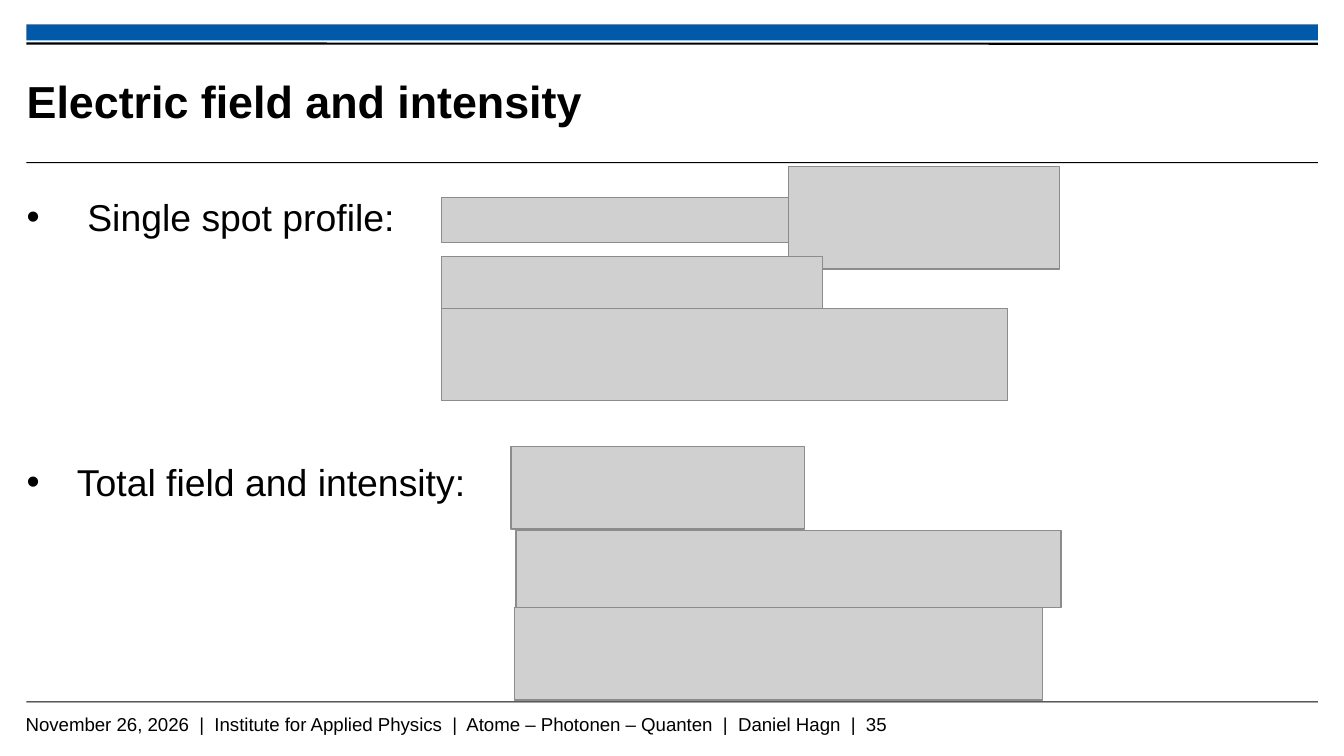
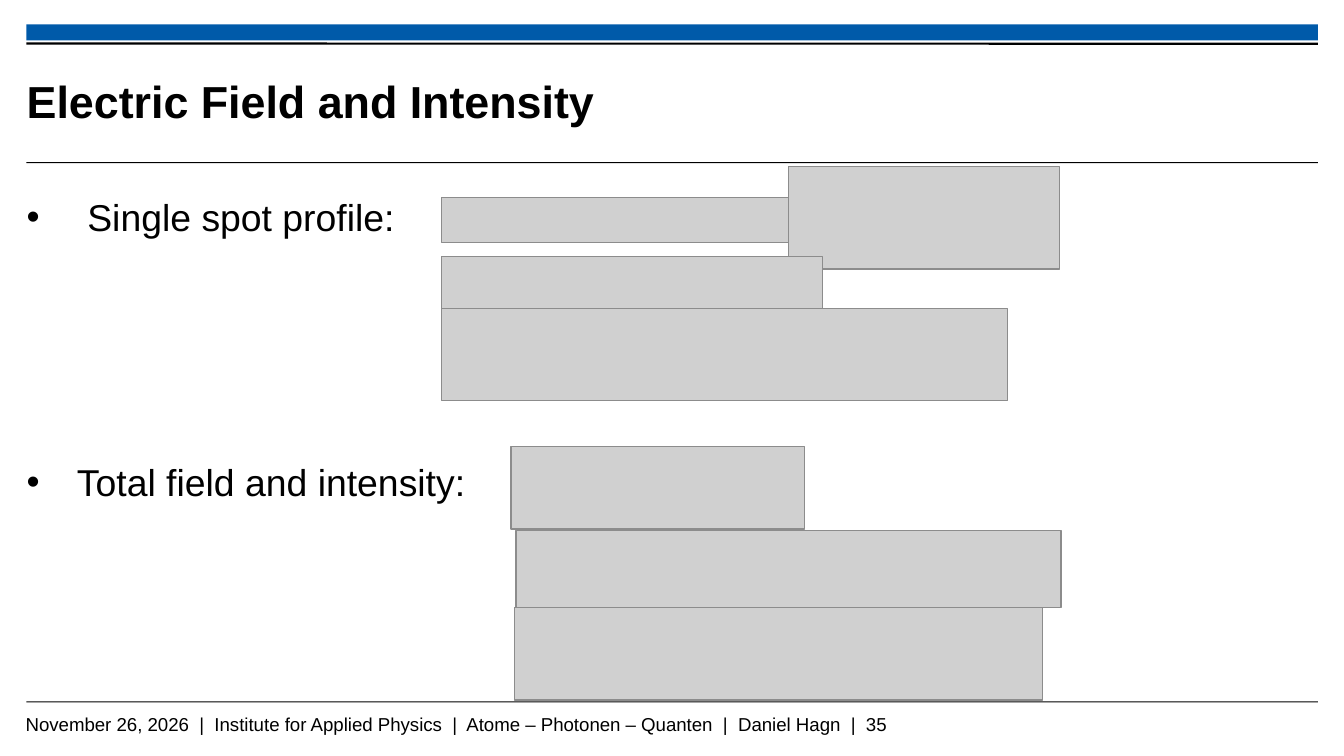
Before and after one commit to Daniel-Hagn-physik/Masterthesis_Backup, a slide deck: slide 35 of Hagn_Daniel_Mastervortrag.pptx. Drawn at 1344x756 pixels with LibreOffice and Linux fonts; fonts in the diff are those of the drawing; grey boxes stand for pictures; background and template pictures are left out. Boxes give left, top, right and bottom in pixels: in the first picture for what was removed or moved away, otherwise in the second. Text is boxed around its words. In the diff, an @@ line names an element or a change of style, - is before the commit and + after.

```diff
--- a/Hagn_Daniel_Mastervortrag.pptx
+++ b/Hagn_Daniel_Mastervortrag.pptx
@@ title at [27,85,594,126]: text changed @@
-Electric field and intensity
+Electric Field and Intensity
```
Also in this commit, not shown: 6 other slides changed.
